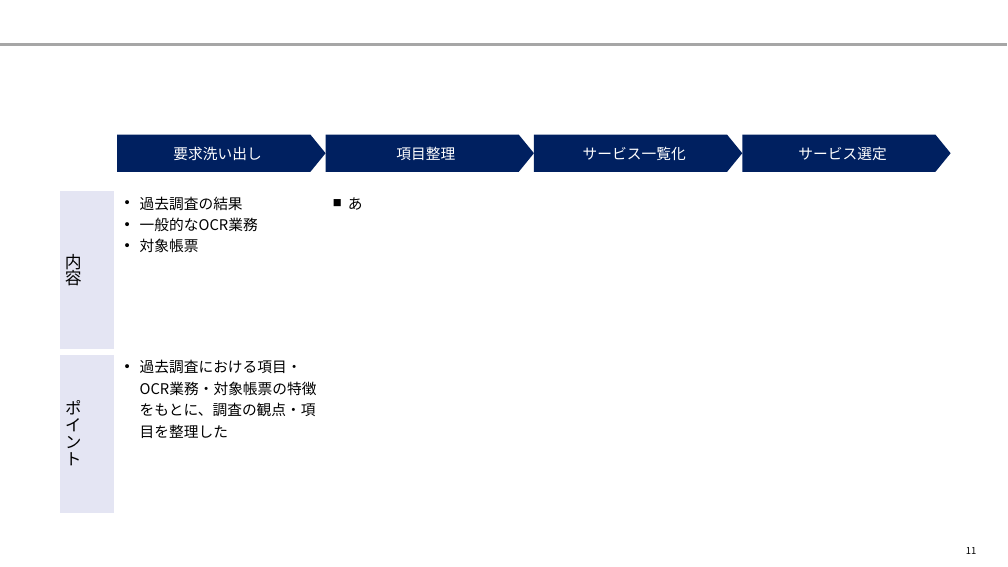
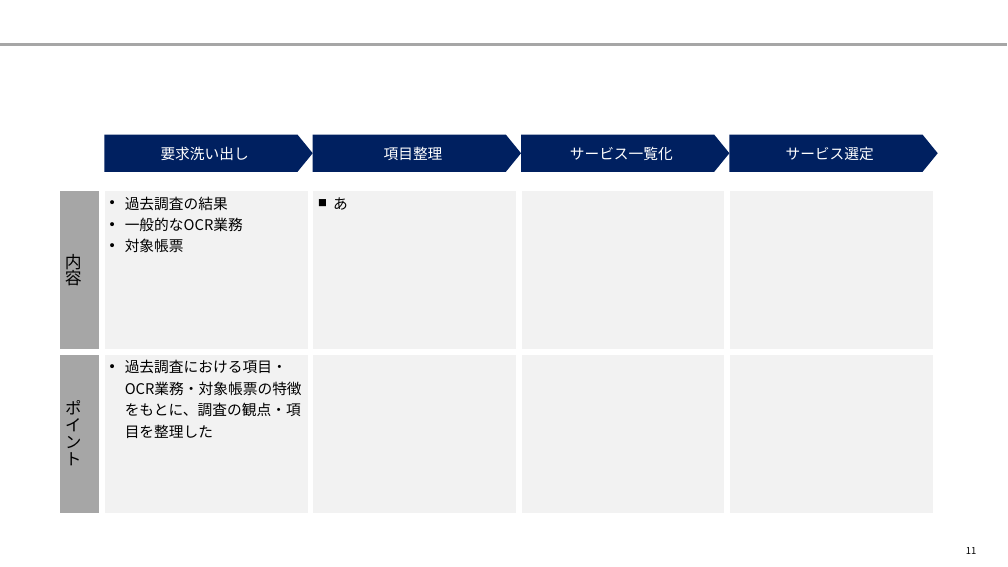
Before and after one commit to yuzucha16/dotfiles, a slide deck: slide 11 of office/Blank.potx. Drawn at 1008x567 pixels with LibreOffice and Linux fonts; fonts in the diff are those of the drawing. Boxes give left, top, right and bottom in pixels: in the first picture for what was removed or moved away, otherwise in the second. Text is boxed around its words. In the diff, an @@ line names an element or a change of style, - is before the commit and + after.

```diff
--- a/office/Blank.potx
+++ b/office/Blank.potx
@@ 4 pentagon arrows: place and size @@
-4 pentagon arrows at bbox=[117, 135, 951, 172]
+4 pentagon arrows at bbox=[104, 135, 938, 172]
@@ table at bbox=[57, 188, 937, 516] @@
@@ fill #E4E5F3 to #A6A6A6 in 2 cells @@
@@ fill none to #F2F2F2 in 3 cells @@
@@ table: place and size @@
-table at bbox=[57, 188, 952, 516]
+table at bbox=[57, 188, 937, 516]
```
Also in this commit, not shown: 17 other slides changed, 2 slides removed, 2 other files.
